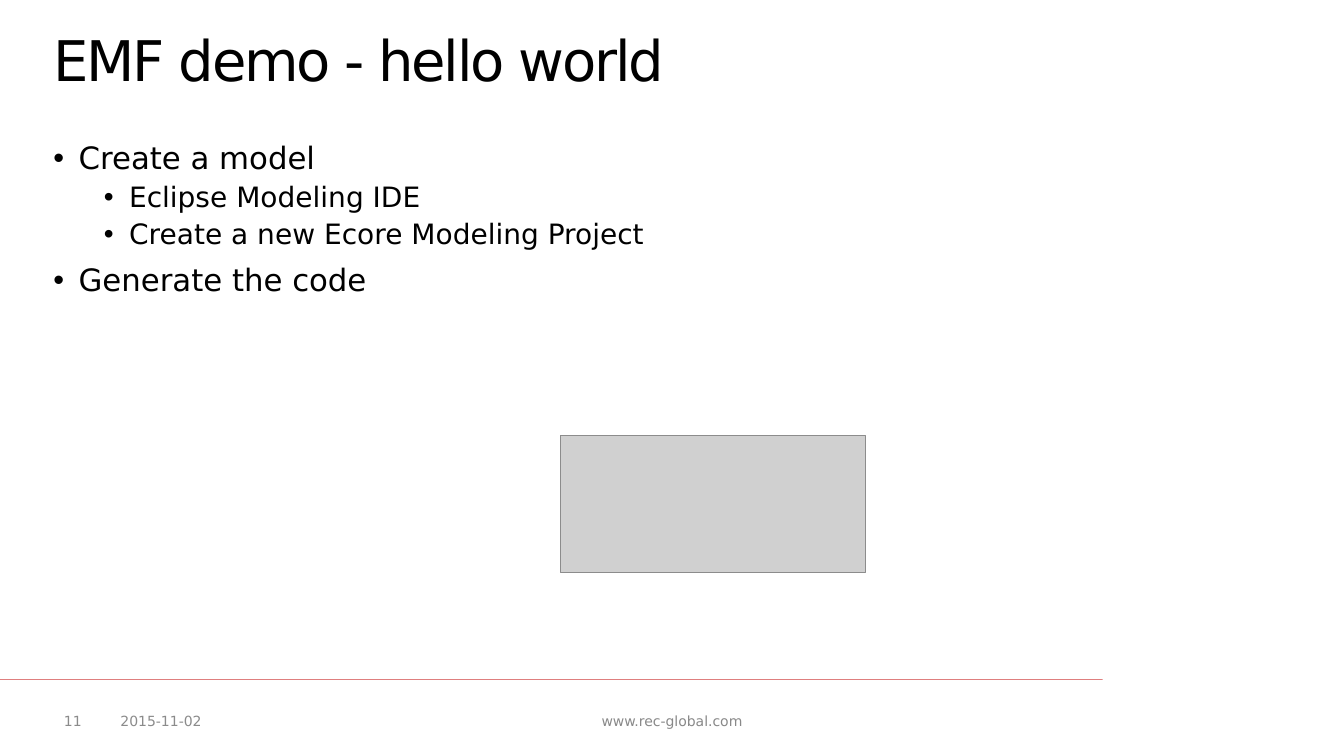
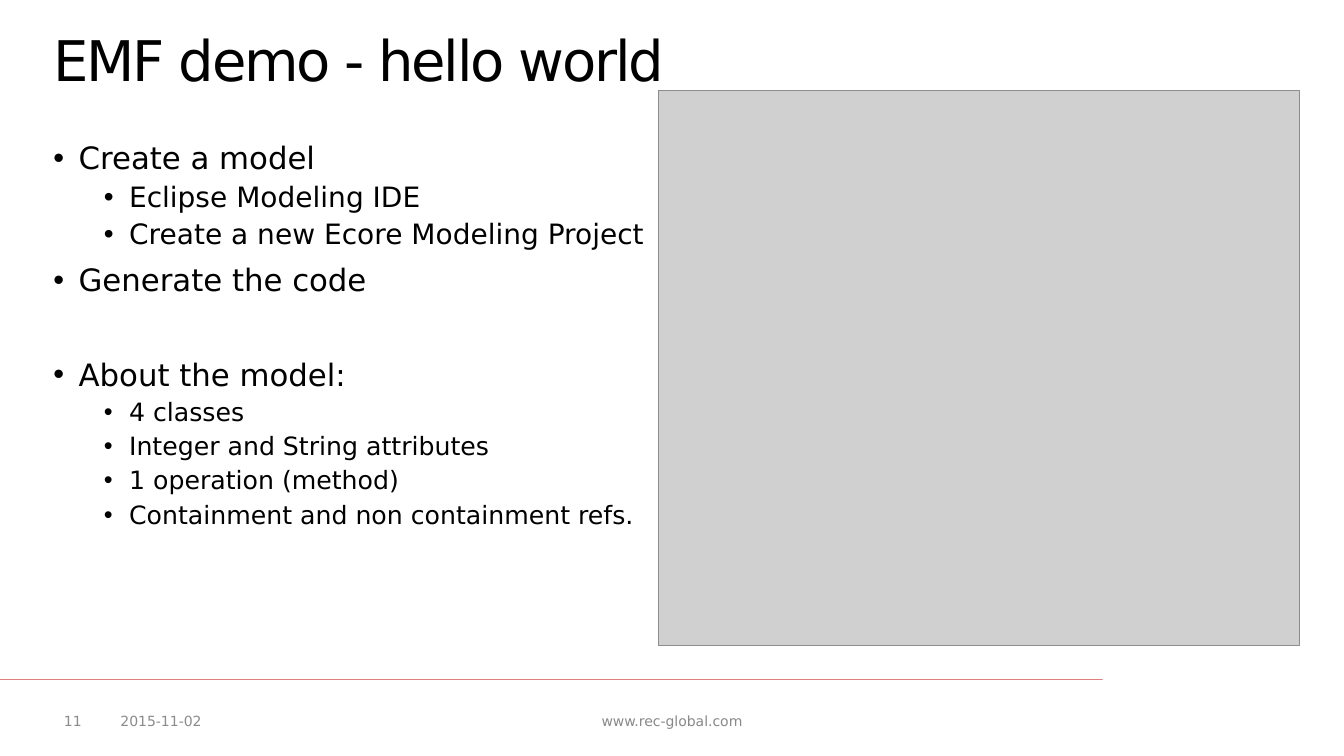
Before and after one commit to p-zalejko/jug_emf, a slide deck: slide 11 of JUG - EMF.pptx. Drawn at 1344x756 pixels with LibreOffice and Linux fonts; fonts in the diff are those of the drawing; grey boxes stand for pictures; background and template pictures are left out. Boxes give left, top, right and bottom in pixels: in the first picture for what was removed or moved away, otherwise in the second. Text is boxed around its words. In the diff, an @@ line names an element or a change of style, - is before the commit and + after.

Commit message:
updated a presentation.

```diff
--- a/JUG - EMF.pptx
+++ b/JUG - EMF.pptx
@@ picture added at (x1=659, y1=91, x2=1300, y2=645) @@
@@ text at (x1=79, y1=362, x2=633, y2=525): paragraphs added @@
+• About the model:
+  • 4 classes
+  • Integer and String attributes
+  • 1 operation (method)
+  • Containment and non containment refs.
@@ picture removed at (x1=561, y1=436, x2=866, y2=572) @@
```
Also in this commit, not shown: 1 slide added.
